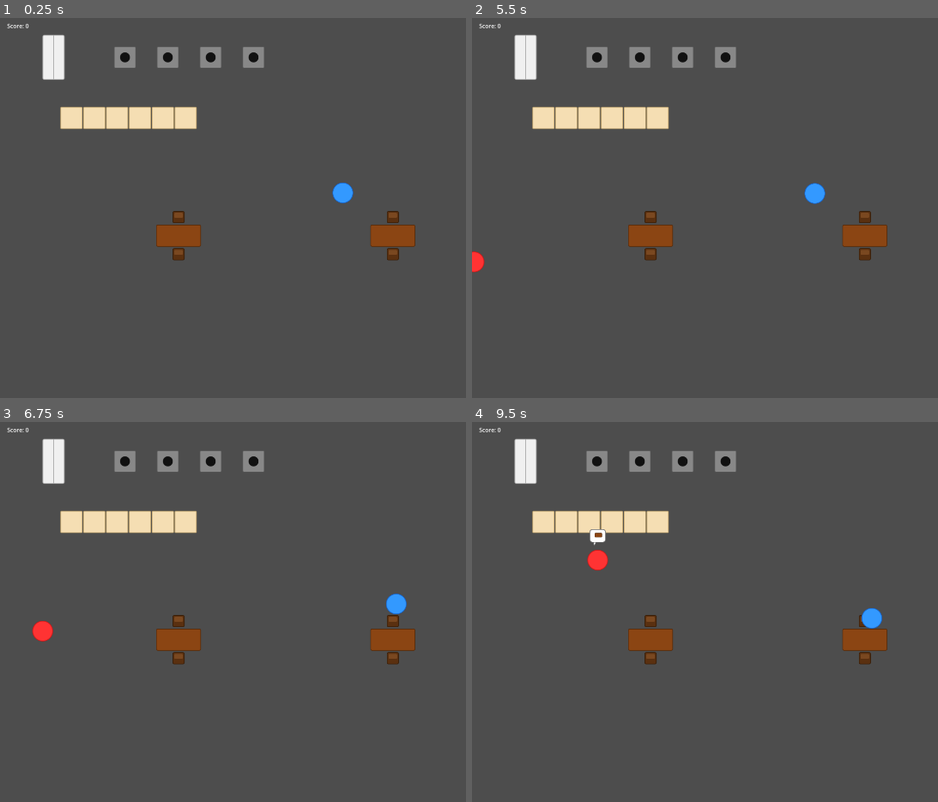
Above: before the commit, frames 1-4 (two rows, left to right).
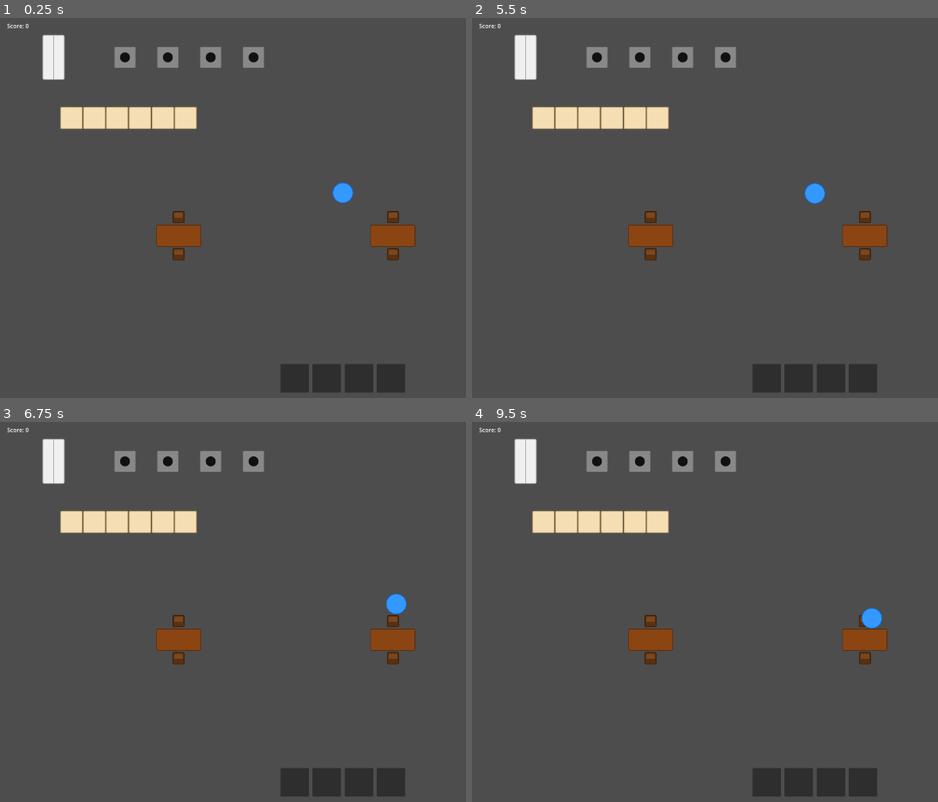
Above: after the commit, the same moments.

Repository: Grakvaloth/be-your-own-food
Game: Godot game, scene res://scenes/Main.tscn
Same seed, same stepped clock (60 frames per second), same inputs: the game is played once before the commit and once after it.
Inputs:
- Up to frame 1 (0.25 s): no input
- Up to frame 2 (5.5 s): tap Enter at 0.5 s; hold D (move_right) 0.53-1.28 s; tap E (interact) every 0.75 s from 0.6 to 5.1 s; hold S (move_down) 1.28-2.03 s; tap Space at 2 s; hold D (move_right) 2.03-2.78 s; hold W (move_up) 2.78-3.53 s; hold A (move_left) 3.53-5.03 s; hold S (move_down) from 5.03 s (still down)
- Up to frame 3 (6.75 s): release S (move_down) at 5.78 s; hold D (move_right) 5.78-6.53 s; tap E (interact) at 5.85, 6.6 s; hold W (move_up) from 6.53 s (still down)
- Up to frame 4 (9.5 s): release W (move_up) at 7.28 s; hold D (move_right) 7.28-8.03 s; tap E (interact) at 7.35, 8.1, 8.85 s; hold S (move_down) 8.03-8.78 s; hold A (move_left) from 8.78 s (still down)

The runs differ from the first frame. In frame 1, 1.8% of the frame differs, in the area x 60-87%, y 91-99%; in frame 2, 1.9%; in frame 3, 2.0%; in frame 4, 2.1%, in the area x 24-87%, y 28-99%.
Error after the commit: Invalid assignment of property or key 'assigned_table' with value of type 'StaticBody2D' on a base object of type 'CharacterBody2D (guest.gd)'. (res://scripts/…

Commit message:
Replace single carried_item with 4-slot inventory UI
- Player has 4-slot inventory (Array[String]) replacing carried_item
- Inventory bar rendered as 4 panels at bottom-center of screen (1920x1080)
- pick_up() fills first empty slot, has_item()/take_item() for reads/removes
- Fridge still gives food_raw via pick_up (goes into inventory slot)
- Stove uses has_item/take_item instead of carried_item checks
- Guest EATING state: only interactable when player has correct item

Co-Authored-By: Claude Sonnet 4.6 <noreply@anthropic.com>

Diff:
--- a/scenes/Player.tscn
+++ b/scenes/Player.tscn
@@ -30,3 +30,57 @@
 position = Vector2(-10, -60)
 text = "[E]"
 visible = false
+
+[node name="InventoryLayer" type="CanvasLayer" parent="."]
+
+[node name="Slot0" type="Panel" parent="InventoryLayer"]
+offset_left = 785.0
+offset_top = 980.0
+offset_right = 865.0
+offset_bottom = 1060.0
+
+[node name="Icon" type="TextureRect" parent="InventoryLayer/Slot0"]
+offset_left = 8.0
+offset_top = 8.0
+offset_right = 72.0
+offset_bottom = 72.0
+stretch_mode = 5
+
+[node name="Slot1" type="Panel" parent="InventoryLayer"]
+offset_left = 875.0
+offset_top = 980.0
+offset_right = 955.0
+offset_bottom = 1060.0
+
+[node name="Icon" type="TextureRect" parent="InventoryLayer/Slot1"]
+offset_left = 8.0
+offset_top = 8.0
+offset_right = 72.0
+offset_bottom = 72.0
+stretch_mode = 5
+
+[node name="Slot2" type="Panel" parent="InventoryLayer"]
+offset_left = 965.0
+offset_top = 980.0
+offset_right = 1045.0
+offset_bottom = 1060.0
+
+[node name="Icon" type="TextureRect" parent="InventoryLayer/Slot2"]
+offset_left = 8.0
+offset_top = 8.0
+offset_right = 72.0
+offset_bottom = 72.0
+stretch_mode = 5
+
+[node name="Slot3" type="Panel" parent="InventoryLayer"]
+offset_left = 1055.0
+offset_top = 980.0
+offset_right = 1135.0
+offset_bottom = 1060.0
+
+[node name="Icon" type="TextureRect" parent="InventoryLayer/Slot3"]
+offset_left = 8.0
+offset_top = 8.0
+offset_right = 72.0
+offset_bottom = 72.0
+stretch_mode = 5
--- a/scripts/guest.gd
+++ b/scripts/guest.gd
@@ -6,7 +6,7 @@
 
 var state := State.ENTERING
 var current_order := "food_cooked"
-var assigned_table: Node = null
+var assigned_seat: Node = null
 
 @onready var _nav: NavigationAgent2D = $NavAgent
 
@@ -49,12 +49,12 @@
 func on_player_interact(player: CharacterBody2D) -> void:
 	match state:
 		State.WAITING:
-			if assigned_table != null:
-				_walk_target = assigned_table.get_node("SeatPoint").global_position
+			if assigned_seat != null:
+				_walk_target = assigned_seat.global_position
 				state = State.WALKING_TO_TABLE
 				$OrderBubble.visible = false
 		State.EATING:
-			if player.carried_item == current_order:
-				player.drop()
+			if player.has_item(current_order):
+				player.take_item(current_order)
 				state = State.LEAVING
 				_walk_target = Vector2(-80, 700)
--- a/scripts/player.gd
+++ b/scripts/player.gd
@@ -1,7 +1,25 @@
 extends CharacterBody2D
 
 const SPEED := 200.0
-var carried_item := ""
+const INVENTORY_SIZE := 4
+
+var inventory: Array[String] = ["", "", "", ""]
+
+@onready var _slots: Array[TextureRect] = [
+	$InventoryLayer/Slot0/Icon,
+	$InventoryLayer/Slot1/Icon,
+	$InventoryLayer/Slot2/Icon,
+	$InventoryLayer/Slot3/Icon,
+]
+
+var _textures: Dictionary = {}
+
+func _ready() -> void:
+	_textures = {
+		"food_raw": load("res://assets/food_raw.svg"),
+		"food_cooked": load("res://assets/food_cooked.svg"),
+	}
+	_update_ui()
 
 func _physics_process(_delta: float) -> void:
 	velocity = Input.get_vector("move_left", "move_right", "move_up", "move_down") * SPEED
@@ -10,14 +28,28 @@
 		_interact()
 	_update_hint()
 
-func pick_up(item_name: String) -> void:
-	if carried_item == "":
-		carried_item = item_name
+func pick_up(item_name: String) -> bool:
+	for i in INVENTORY_SIZE:
+		if inventory[i] == "":
+			inventory[i] = item_name
+			_update_ui()
+			return true
+	return false
 
-func drop() -> String:
-	var item := carried_item
-	carried_item = ""
-	return item
+func has_item(item_name: String) -> bool:
+	return inventory.has(item_name)
+
+func take_item(item_name: String) -> String:
+	for i in INVENTORY_SIZE:
+		if inventory[i] == item_name:
+			inventory[i] = ""
+			_update_ui()
+			return item_name
+	return ""
+
+func _update_ui() -> void:
+	for i in INVENTORY_SIZE:
+		_slots[i].texture = _textures.get(inventory[i], null)
 
 func _interact() -> void:
 	for body in $InteractArea.get_overlapping_bodies():
--- a/scripts/stove.gd
+++ b/scripts/stove.gd
@@ -12,9 +12,10 @@
 			_item = "food_cooked"
 
 func on_player_interact(player: CharacterBody2D) -> void:
-	if _item == "" and player.carried_item == "food_raw":
-		_item = player.drop()
+	if _item == "" and player.has_item("food_raw"):
+		player.take_item("food_raw")
+		_item = "food_raw"
 		_timer = COOK_TIME
-	elif _item == "food_cooked" and player.carried_item == "":
-		player.pick_up(_item)
-		_item = ""
+	elif _item == "food_cooked":
+		if player.pick_up("food_cooked"):
+			_item = ""
